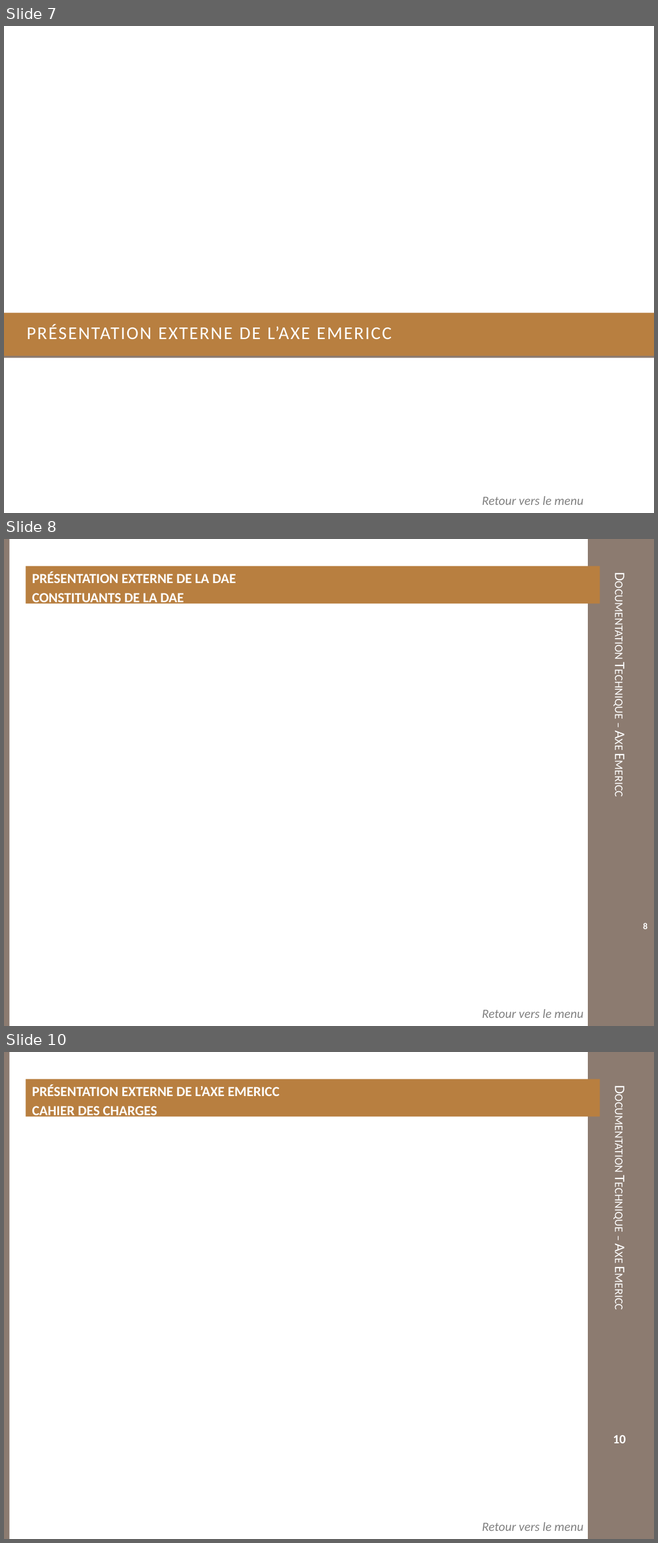
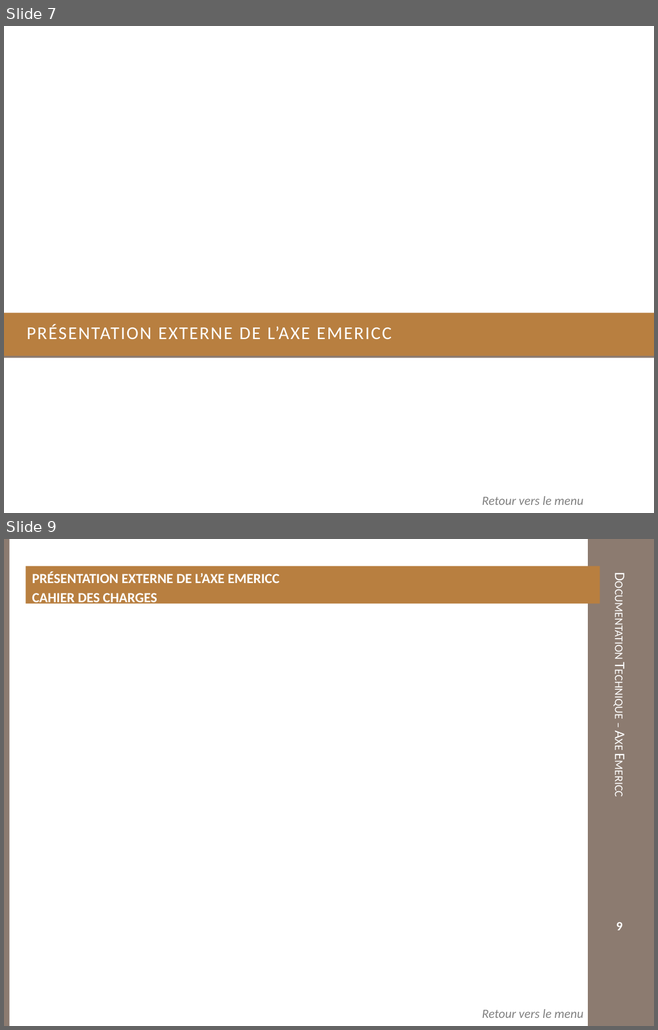
Before and after one commit to xpessoles/TP_PTSI, a slide deck: DocumentsTP/Documentation_Emericc.pptx. Shown one above the other, each under a label of ours: slides 7, 8 and 10 before the commit, slides 7 and 9 after it; the slides between them are not shown. The pictures are 658x1543 and 658x1030 pixels, drawn with LibreOffice and Linux fonts; fonts in the diff are those of the drawing; background and template pictures are left out. Boxes give left, top, right and bottom in pixels: in the first picture for what was removed or moved away, otherwise in the second. Text is boxed around its words. In the diff, an @@ line names an element or a change of style, - is before the commit and + after.

```diff
--- a/DocumentsTP/Documentation_Emericc.pptx
+++ b/DocumentsTP/Documentation_Emericc.pptx
@@ slide 8 removed at [4, 539, 654, 1026], background #FFFFFF; not listed: 3 template elements that a slide beside it also shows @@
@@ text removed at [25, 566, 599, 604] @@
-PRÉSENTATION EXTERNE DE LA DAE
-CONSTITUANTS DE LA DAE
@@ page number removed at [643, 923, 647, 929] @@
-8
@@ text removed at [482, 1009, 583, 1018] @@
-Retour vers le menu
@@ what was slide 10 is now slide 9 @@
@@ page number at [616, 922, 622, 931]: text changed @@
-10
+9
```
Also in this commit, not shown: 2 slides changed, 1 slide added, 2 other slides removed, 4 other files.
